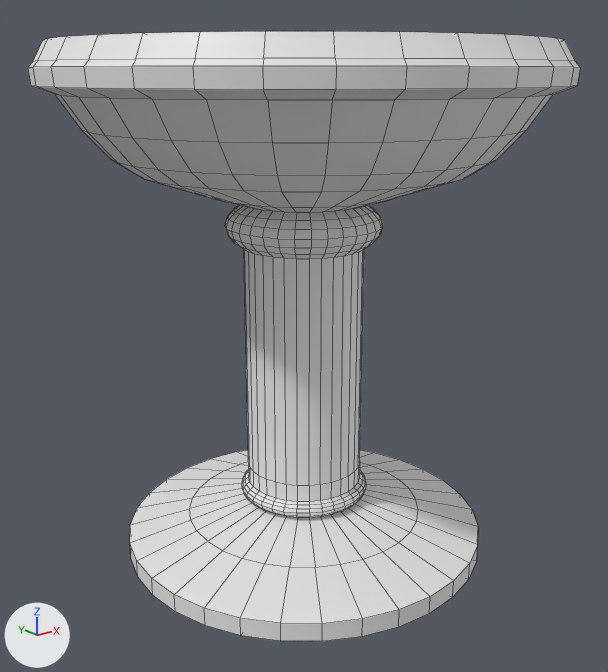
Before and after pictures for a commit that changed the FBX model Assets/Project/Art/Environment/Kit Jardins/SM_FireBowl.fbx.
One viewpoint serves both versions: a camera (50 mm lens) standing at (-14.067, -1.904, 0.933) and looking at (-13.084, -0.675, 0.442). The lights are fixed; the arrows at lower left show +X, +Y and +Z. Mesh edges are drawn as thin lines. Materials are left out; every surface is plain grey. Where no turn or scale is listed for an object, it has been applied to the vertices. Vertices at the same position are counted once.

In view in the first picture: 'SM_FireBowl'.
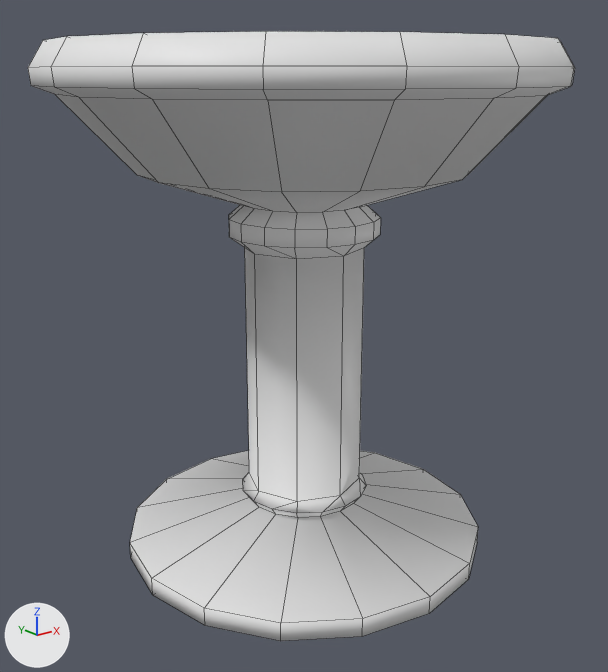
The newer file is also turned or shifted as a whole; pictures and numbers use the older file's frame.

Pixel boxes (x1, y1, x2, y2) of what changed, in the pictures (608 x 672 px):
```json
{"object": "SM_FireBowl", "change": "reshaped", "before": [28, 31, 580, 641], "after": [28, 31, 575, 641]}
{"part": 1, "of": "me_sm_firebowl", "change": "cut back", "before": [28, 31, 580, 641], "after": [243, 241, 372, 513]}
```

Scene script edits in JSON lines:
```json
{"block": "me_sm_firebowl", "where": "# used by ob_sm_firebowl; location = (-13.074, -0.663, 0.0)"}
{"op": "remove", "block": "me_sm_firebowl", "code": "me_sm_firebowl.from_pydata(...)  # 897 vertices, 897 faces; spans x -0.473..0.473, y -0.473..0.473, z 0.0..0.983"}
{"op": "add", "block": "me_sm_firebowl", "code": "me_sm_firebowl.from_pydata(...)  # 210 vertices, 232 faces; spans x -0.473..0.473, y -0.473..0.473, z 0.0..0.983"}
{"block": "me_sm_firebowl", "change": "me_sm_firebowl part 1: 693 vertices removed from x -0.465..0.465, y -0.465..0.465, z 0.0..0.983; 6 vertices added at x -0.082..0.081, y -0.082..0.082, z 0.0..0.616"}
{"block": "me_sm_firebowl", "change": "me_sm_firebowl part 2: the surface is now shaded smooth"}
```
